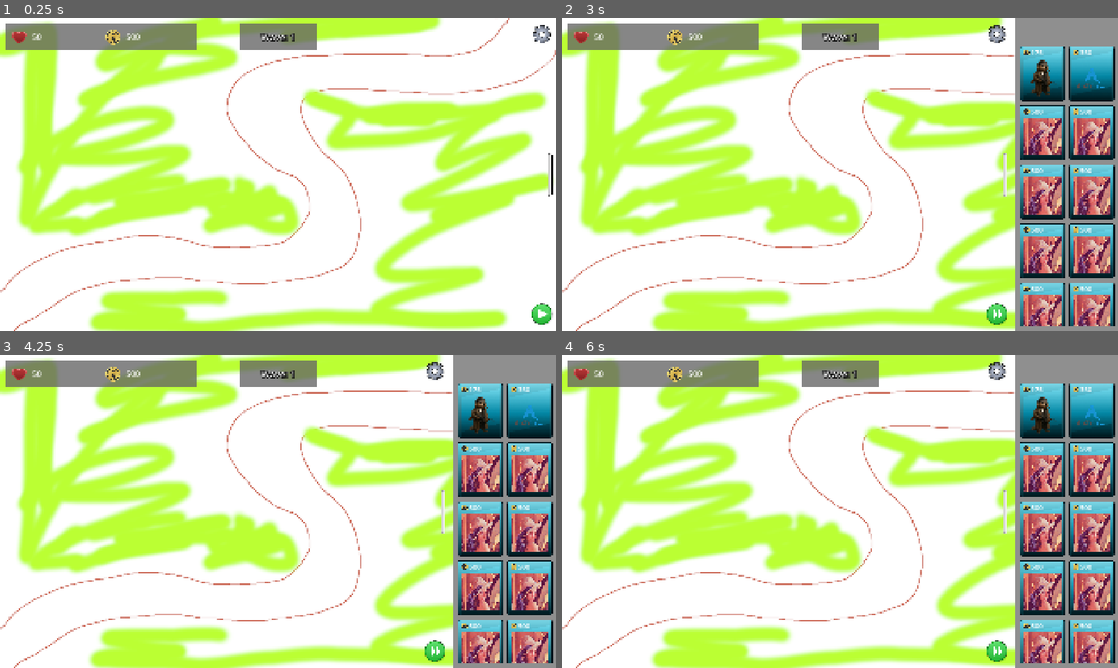
Above: before the commit, frames 1-4 (two rows, left to right).
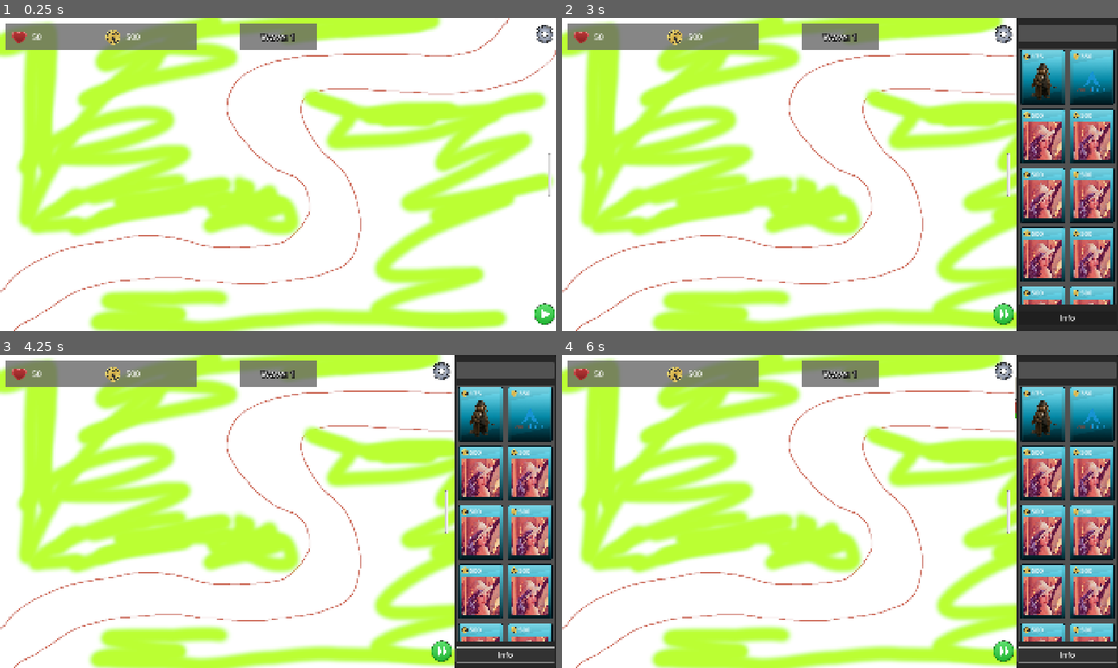
Above: after the commit, the same moments.

Repository: AstroFP/BrainRot-Tower-Defense
Game: Godot game, scene res://scenes/levels/test_level.tscn
The game is run twice, just before and just after one commit, with the same random seed, the same clock (stepped at 60 frames per second) and the same inputs.
Inputs (mouse positions are in pixels of both pictures, inside the frame that each line leads up to; where the layout moved, square brackets give the same spot in the first picture):
- Up to frame 1 (0.25 s): no input
- Up to frame 2 (3 s): click (1106, 312) [1101, 312] at 0.5 s; click (1106, 312) [1101, 312] at 1.25 s; click (1106, 312) [1101, 312] at 2 s; click (1112, 174) at 2.75 s
- Up to frame 3 (4.25 s): click (505, 655) at 3.5 s, where only the run after the commit has a clickable "Info"
- Up to frame 4 (6 s): click (1040, 411) at 4.27 s; click (1040, 411) at 5.02 s; click (1067, 655) at 5.75 s, where only the run after the commit has a clickable "Info"

The runs differ from the first frame. In frame 1, 0.3% of the frame differs, in the area x 95-100%, y 2-98%; in frame 2, 13%; in frame 3, 13%, in the area x 76-100%, y 0-100%; in frame 4, 13%.

Commit message:
feat: Enhance tower buy menu UI

Diff:
--- a/scenes/ui/ui.tscn
+++ b/scenes/ui/ui.tscn
@@ -20,6 +20,44 @@
 
 [sub_resource type="StyleBoxEmpty" id="StyleBoxEmpty_4kltc"]
 
+[sub_resource type="StyleBoxFlat" id="StyleBoxFlat_swkix"]
+bg_color = Color(0.152941, 0.152941, 0.152941, 1)
+border_width_left = 2
+border_width_top = 2
+border_width_right = 2
+border_width_bottom = 2
+border_color = Color(0.109804, 0.109804, 0.109804, 1)
+corner_radius_top_left = 5
+corner_radius_top_right = 5
+corner_radius_bottom_right = 5
+corner_radius_bottom_left = 5
+
+[sub_resource type="StyleBoxFlat" id="StyleBoxFlat_hc5d0"]
+content_margin_left = 2.0
+content_margin_top = 2.0
+content_margin_right = 2.0
+content_margin_bottom = 2.0
+bg_color = Color(1, 1, 1, 0.196078)
+corner_radius_top_left = 8
+corner_radius_top_right = 8
+corner_radius_bottom_right = 8
+corner_radius_bottom_left = 8
+
+[sub_resource type="Theme" id="Theme_hc5d0"]
+PanelContainer/styles/panel = SubResource("StyleBoxFlat_swkix")
+ScrollContainer/styles/panel = SubResource("StyleBoxFlat_hc5d0")
+
+[sub_resource type="StyleBoxFlat" id="StyleBoxFlat_n3vwu"]
+content_margin_left = 5.0
+content_margin_top = 5.0
+content_margin_right = 5.0
+content_margin_bottom = 5.0
+bg_color = Color(1, 1, 1, 0.196078)
+corner_radius_top_left = 8
+corner_radius_top_right = 8
+corner_radius_bottom_right = 8
+corner_radius_bottom_left = 8
+
 [node name="UICanvas" type="CanvasLayer"]
 script = ExtResource("1_f5cxw")
 
@@ -80,13 +118,12 @@
 offset_right = -0.0239258
 grow_horizontal = 0
 grow_vertical = 2
-theme_override_constants/separation = 15
 script = ExtResource("1_u7n8c")
 
 [node name="RightMenuBtnContainer" type="MarginContainer" parent="UIContainer/UI/TowerBuyMenuWrapper"]
 layout_mode = 2
 theme_override_constants/margin_top = 20
-theme_override_constants/margin_right = 10
+theme_override_constants/margin_right = 0
 theme_override_constants/margin_bottom = 20
 
 [node name="PauseBtn" type="Button" parent="UIContainer/UI/TowerBuyMenuWrapper/RightMenuBtnContainer"]
@@ -101,7 +138,7 @@
 expand_icon = true
 
 [node name="ToggleTowerBuyMenuBtn" type="Button" parent="UIContainer/UI/TowerBuyMenuWrapper/RightMenuBtnContainer"]
-custom_minimum_size = Vector2(15, 150)
+custom_minimum_size = Vector2(45, 150)
 layout_mode = 2
 size_flags_horizontal = 8
 size_flags_vertical = 4
@@ -122,30 +159,36 @@
 expand_icon = true
 script = ExtResource("3_7vp6q")
 
-[node name="TowerBuyMenu" type="MarginContainer" parent="UIContainer/UI/TowerBuyMenuWrapper"]
+[node name="TowerBuyMenu" type="PanelContainer" parent="UIContainer/UI/TowerBuyMenuWrapper"]
 z_index = 1
 layout_mode = 2
+theme = SubResource("Theme_hc5d0")
 
 [node name="TowerBuyMenuBg" type="ColorRect" parent="UIContainer/UI/TowerBuyMenuWrapper/TowerBuyMenu"]
+visible = false
 z_index = -1
 layout_mode = 2
 color = Color(0.560955, 0.560955, 0.560955, 1)
 
 [node name="TowerBuyMenyItemsWrapper" type="MarginContainer" parent="UIContainer/UI/TowerBuyMenuWrapper/TowerBuyMenu"]
 layout_mode = 2
-theme_override_constants/margin_left = 10
-theme_override_constants/margin_top = 20
-theme_override_constants/margin_right = 10
+theme_override_constants/margin_left = 5
+theme_override_constants/margin_top = 20
+theme_override_constants/margin_right = 5
 theme_override_constants/margin_bottom = 20
 
 [node name="TowerBuyMenuItems" type="VBoxContainer" parent="UIContainer/UI/TowerBuyMenuWrapper/TowerBuyMenu/TowerBuyMenyItemsWrapper"]
 layout_mode = 2
 theme_override_constants/separation = 20
 
-[node name="TowerNameLabel" type="Label" parent="UIContainer/UI/TowerBuyMenuWrapper/TowerBuyMenu/TowerBuyMenyItemsWrapper/TowerBuyMenuItems"]
+[node name="TowerNameLabelWrapper" type="PanelContainer" parent="UIContainer/UI/TowerBuyMenuWrapper/TowerBuyMenu/TowerBuyMenyItemsWrapper/TowerBuyMenuItems"]
+layout_mode = 2
+theme_override_styles/panel = SubResource("StyleBoxFlat_n3vwu")
+
+[node name="TowerNameLabel" type="Label" parent="UIContainer/UI/TowerBuyMenuWrapper/TowerBuyMenu/TowerBuyMenyItemsWrapper/TowerBuyMenuItems/TowerNameLabelWrapper"]
 custom_minimum_size = Vector2(0, 50)
 layout_mode = 2
-theme_override_font_sizes/font_size = 36
+theme_override_font_sizes/font_size = 32
 text = "debug"
 horizontal_alignment = 1
 
@@ -161,6 +204,11 @@
 size_flags_horizontal = 8
 theme_override_constants/separation = 6
 script = ExtResource("7_swkix")
+
+[node name="TowerInfoBtn" type="Button" parent="UIContainer/UI/TowerBuyMenuWrapper/TowerBuyMenu/TowerBuyMenyItemsWrapper/TowerBuyMenuItems"]
+layout_mode = 2
+theme_override_font_sizes/font_size = 28
+text = "Info"
 
 [node name="ResourcesPanel" type="MarginContainer" parent="UIContainer/UI"]
 custom_minimum_size = Vector2(700, 75)
--- a/scripts/buy_menu_manager.gd
+++ b/scripts/buy_menu_manager.gd
@@ -16,10 +16,10 @@
 
 @onready var tower_buy_menu = $TowerBuyMenu
 @onready var playable_area = $"../PlayableArea"
-@onready var tower_name_label = $TowerBuyMenu/TowerBuyMenyItemsWrapper/TowerBuyMenuItems/TowerNameLabel
 @onready var buy_menu_tower_list = $TowerBuyMenu/TowerBuyMenyItemsWrapper/TowerBuyMenuItems/BuyMenuTowerScroll/BuyMenuTowerList
 @onready var pause_btn = $RightMenuBtnContainer/PauseBtn
 @onready var play_btn = $RightMenuBtnContainer/PlayBtn
+@onready var tower_name_label = $TowerBuyMenu/TowerBuyMenyItemsWrapper/TowerBuyMenuItems/TowerNameLabelWrapper/TowerNameLabel
 
 
 func _ready():
--- a/scripts/game_manager.gd
+++ b/scripts/game_manager.gd
@@ -31,6 +31,7 @@
 
 # level resources
 var level_resources : = LevelResources.new()
+
 
 func _ready():
 	# if the scene was reloaded unpause it
--- a/scripts/tower_placement_manager.gd
+++ b/scripts/tower_placement_manager.gd
@@ -24,7 +24,7 @@
 var screen_rect : Rect2
 
 var ui: UIManager
-var tower_buy_menu: MarginContainer
+var tower_buy_menu: PanelContainer
 var playable_area: MarginContainer
 var toggle_buy_menu_btn: Button
 var pause_menu_btn: Button
@@ -154,6 +154,7 @@
 		tower_selected = null
 		is_tower_ready_to_spawn = false
 
+
 func _on_selected_tower_down(tower_stats: TowerStats, banner: TowerBuyBanner):
 	if !banner.is_disabled:
 		tower_selected = tower_stats
@@ -163,14 +164,20 @@
 		tower_selected = null
 		is_tower_ready_to_spawn = false
 
+
 func _on_tower_placed(tower_stats):
 	emit_signal("selected_tower_placed",tower_stats)
+	# idk whether we want this or not
+	#ui.reset_buy_menu_tower_label()
+	#ui.reset_buy_menu_selection_outline()
+
 
 func hide_right_ui_menu():
 	tower_buy_menu.visible = false
 	play_btn.visible = false
 	pause_menu_btn.visible = false
 
+
 func show_right_ui_menu():
 	tower_buy_menu.visible = true
 	play_btn.visible = true
--- a/scripts/ui/buy_menu_tower_list.gd
+++ b/scripts/ui/buy_menu_tower_list.gd
@@ -20,6 +20,7 @@
 	selected_banner.is_selected = true
 	selected_banner.show_outline()
 
+
 func _on_banner_selected(banner: TowerBuyBanner):
 	if selected_banner:
 		selected_banner.is_selected = false
@@ -29,6 +30,14 @@
 	selected_banner.is_selected = true
 	selected_banner.show_outline()
 
+
+func reset_selection():
+	if selected_banner:
+		selected_banner.is_selected = false
+		selected_banner.hide_outline()
+		selected_banner = null
+
+
 func setup_banner_tracking():
 	for buy_menu_row in get_children():
 		for banner in buy_menu_row.get_children():
--- a/scripts/ui/ui_manager.gd
+++ b/scripts/ui/ui_manager.gd
@@ -14,6 +14,7 @@
 @onready var pause_btn = $UIContainer/UI/TowerBuyMenuWrapper/RightMenuBtnContainer/PauseBtn
 @onready var paused_background_overlay = $PausedBackgroundOverlay
 @onready var wave_display = $UIContainer/UI/WaveDisplay
+@onready var buy_menu_tower_list = $UIContainer/UI/TowerBuyMenuWrapper/TowerBuyMenu/TowerBuyMenyItemsWrapper/TowerBuyMenuItems/BuyMenuTowerScroll/BuyMenuTowerList
 
 var game_rules: GameRules
 
@@ -60,6 +61,15 @@
 func update_wave_display(wave_number: int):
 	wave_display.update_wave_display(wave_number)
 
+
+func reset_buy_menu_tower_label():
+	tower_buy_menu_wrapper.reset_tower_name_label_text()
+
+
+func reset_buy_menu_selection_outline():
+	buy_menu_tower_list.reset_selection()
+
+
 # signal handlers
 func _on_play_btn_pressed():
 	emit_signal("play_btn_pressed")
Not shown: 1 places in scenes/ui/ui.tscn that only renumber resources
